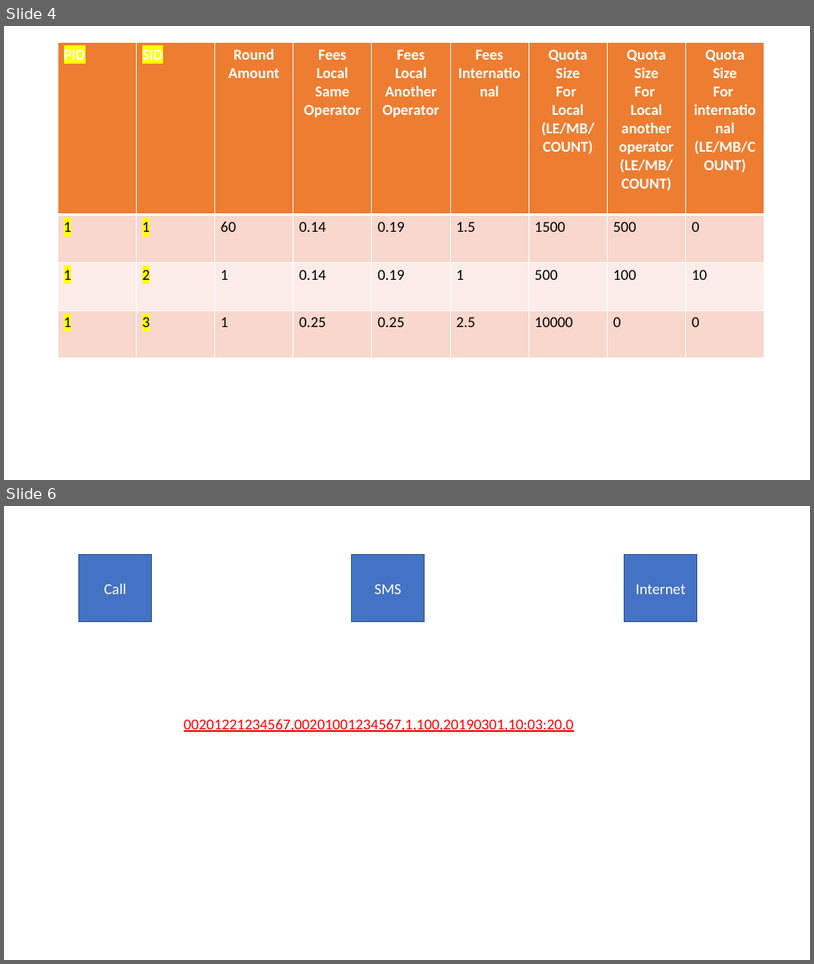
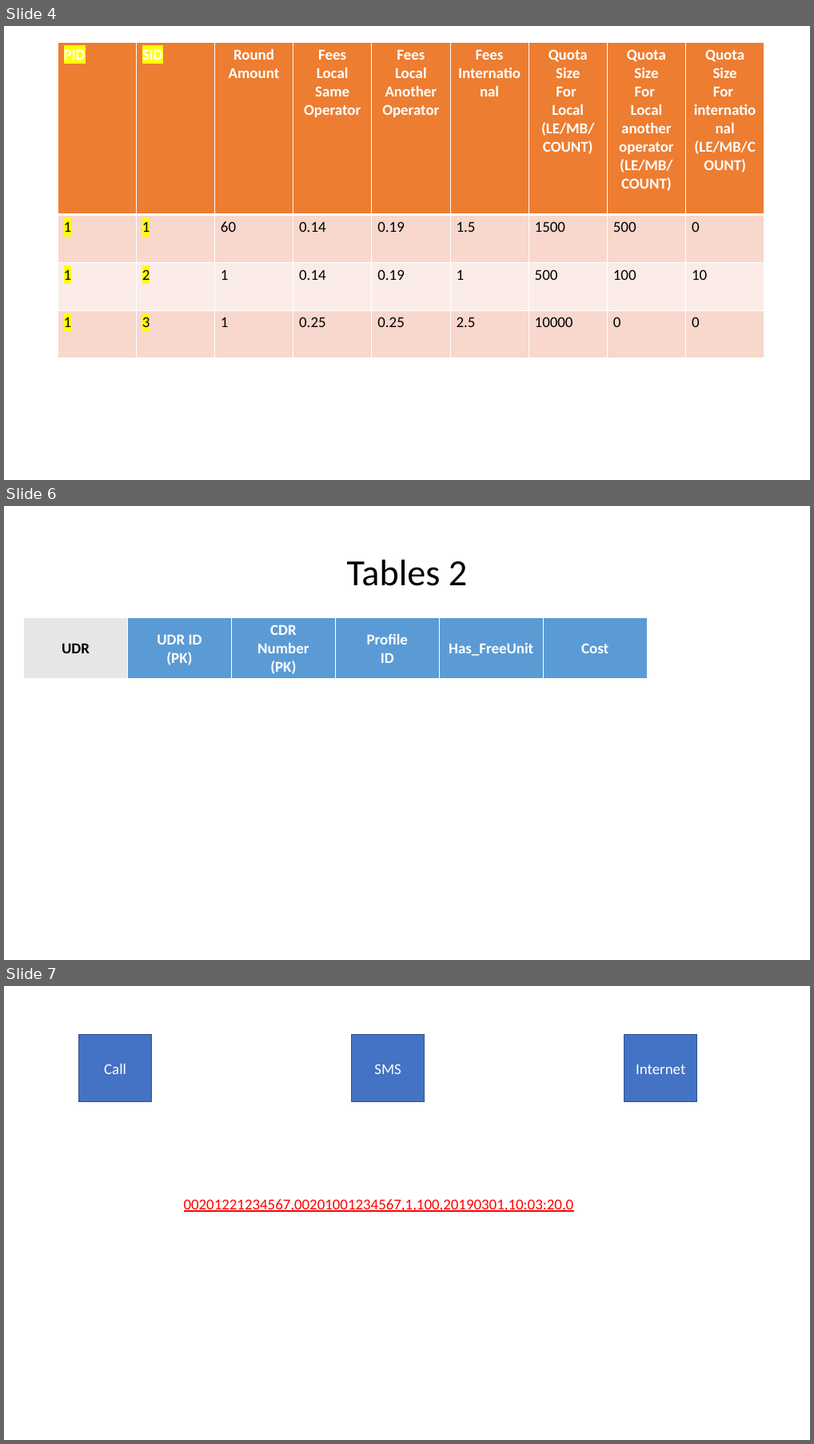
Before and after one commit to qazs13/Billing-Project, a slide deck: Database Documentation/Database Documentation.pptx. Shown one above the other, each under a label of ours: slides 4 and 6 before the commit, slides 4, 6 and 7 after it; the slides between them are not shown. The pictures are 814x964 and 814x1444 pixels, drawn with LibreOffice and Linux fonts; fonts in the diff are those of the drawing. Boxes give left, top, right and bottom in pixels: in the first picture for what was removed or moved away, otherwise in the second. Text is boxed around its words. In the diff, an @@ line names an element or a change of style, - is before the commit and + after.

```diff
--- a/Database Documentation/Database Documentation.pptx
+++ b/Database Documentation/Database Documentation.pptx
@@ slide 6 added at (4, 506, 810, 960), background #FFFFFF @@
@@ title added at (347, 560, 467, 586), 44 pt, text #000000 @@
+Tables 2
@@ table added at (23, 618, 648, 679), 1 rows, 6 columns @@
+UDR | UDR ID / (PK) | CDR / Number / (PK) | Profile / ID | Has_FreeUnit | Cost
@@ what was slide 6 is now slide 7 @@
```
Also in this commit, not shown: 3 slides changed, 1 other file.
